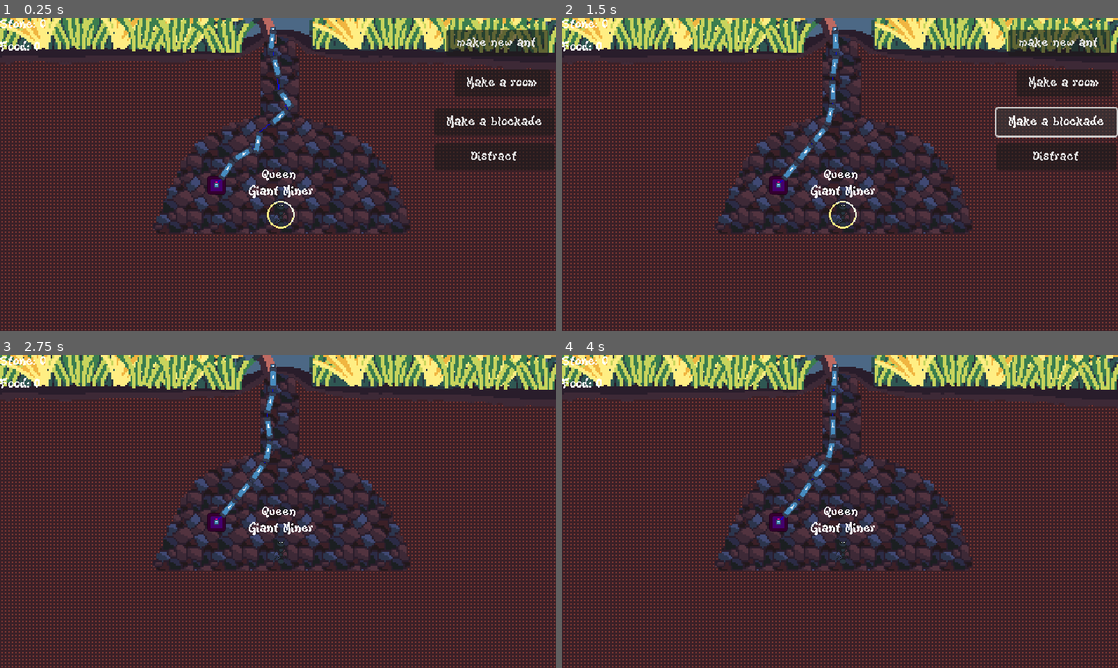
Above: before the commit, frames 1-4 (two rows, left to right).
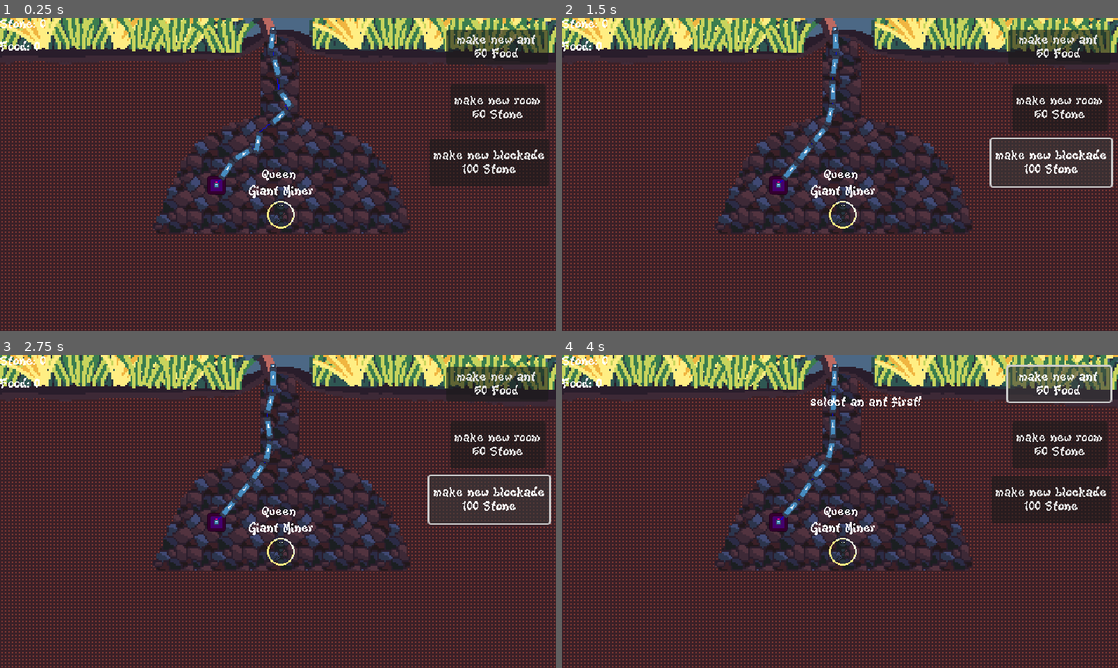
Above: after the commit, the same moments.

Repository: AlbieGray/LD57
Game: Godot game, scene res://Scenes/Game.tscn
Same seed, same stepped clock (60 frames per second), same inputs: the game is played once before the commit and once after it. The engine's default icon, where the game draws it, is replaced by a stand-in: a white triangle on a blue panel in a dark square.
Inputs (mouse positions are in pixels of both pictures, inside the frame that each line leads up to):
- Up to frame 1 (0.25 s): no input
- Up to frame 2 (1.5 s): click "Make a room" (after the commit: "make new room 50 Stone") at 0.5 s; click "Make a blockade" (after the commit: "make new blockade 100 Stone") at 1.25 s
- Up to frame 3 (2.75 s): click (494, 492) at 2 s, where only the run before the commit has a clickable "Distract"
- Up to frame 4 (4 s): click (1056, 383) at 2.75 s, where only the run after the commit has a clickable "make new ant 50 Food"; click (1056, 383) at 3.5 s, where only the run after the commit has a clickable "make new ant 50 Food"

The runs differ from the first frame. In frame 1, 1.7% of the frame differs, in the area x 77-100%, y 5-54%; in frame 2, 2.3%; in frame 3, 3.1%; in frame 4, 3.2%, in the area x 44-99%, y 3-68%.

Commit message:
adding things

Diff:
--- /dev/null
+++ b/Scenes/error_message.gd
@@ -0,0 +1,15 @@
+extends Control
+
+@onready var start_position = position
+
+func init(text):
+	$Label.text = text
+
+func _process(_delta):
+	var fraction = ($Timer.time_left)/$Timer.wait_time
+	position = start_position+Vector2(0, (1-fraction)*50)
+	$Label.modulate = Color(255, 255, 255, 5*fraction)
+
+
+func _on_timer_timeout() -> void:
+	queue_free()
--- /dev/null
+++ b/Scenes/error_message.tscn
@@ -0,0 +1,28 @@
+[gd_scene load_steps=2 format=3 uid="uid://ctq6ig42k0sss"]
+
+[ext_resource type="Script" uid="uid://dcswj4u5smst5" path="res://Scenes/error_message.gd" id="1_tbsbe"]
+
+[node name="ErrorMessage" type="Control"]
+layout_mode = 3
+anchors_preset = 15
+anchor_right = 1.0
+anchor_bottom = 1.0
+grow_horizontal = 2
+grow_vertical = 2
+mouse_filter = 2
+script = ExtResource("1_tbsbe")
+
+[node name="Label" type="Label" parent="."]
+layout_mode = 0
+offset_left = 286.0
+offset_top = 25.0
+offset_right = 326.0
+offset_bottom = 41.0
+text = "label"
+horizontal_alignment = 1
+
+[node name="Timer" type="Timer" parent="."]
+one_shot = true
+autostart = true
+
+[connection signal="timeout" from="Timer" to="." method="_on_timer_timeout"]
--- a/Scenes/hud.tscn
+++ b/Scenes/hud.tscn
@@ -17,31 +17,26 @@
 offset_top = 14.0
 offset_right = 631.0
 offset_bottom = 45.0
-text = "make new ant"
+text = "make new ant
+100 stone"
 
 [node name="MakeRoomButton" type="Button" parent="."]
 layout_mode = 0
-offset_left = 523.0
-offset_top = 60.0
-offset_right = 633.0
-offset_bottom = 91.0
-text = "Make a room"
+offset_left = 518.0
+offset_top = 77.0
+offset_right = 628.0
+offset_bottom = 131.0
+text = "Make a room
+100 stone"
 
 [node name="MakeBlockadeButton" type="Button" parent="."]
 layout_mode = 0
-offset_left = 500.0
-offset_top = 105.0
-offset_right = 638.0
-offset_bottom = 136.0
-text = "Make a blockade"
-
-[node name="DistractButton" type="Button" parent="."]
-layout_mode = 0
-offset_left = 500.0
-offset_top = 145.0
-offset_right = 638.0
-offset_bottom = 176.0
-text = "Distract"
+offset_left = 494.0
+offset_top = 140.0
+offset_right = 632.0
+offset_bottom = 194.0
+text = "Make a blockade
+100 stone"
 
 [node name="StoneLabel" type="Label" parent="."]
 layout_mode = 0
@@ -59,4 +54,3 @@
 [connection signal="pressed" from="MakeAntButton" to="." method="_on_make_ant_button_pressed"]
 [connection signal="pressed" from="MakeRoomButton" to="." method="_on_make_room_button_pressed"]
 [connection signal="pressed" from="MakeBlockadeButton" to="." method="_on_make_blockade_button_pressed"]
-[connection signal="pressed" from="DistractButton" to="." method="_on_distract_button_pressed"]
--- a/Scripts/game.gd
+++ b/Scripts/game.gd
@@ -6,6 +6,7 @@
 var line_scene = preload("res://Scenes/line_drawer.tscn")
 var room_scene = preload("res://Scenes/room.tscn")
 var blockade_scene = preload("res://Scenes/blockade_maker.tscn")
+var error_message_scene = preload("res://Scenes/error_message.tscn")
 
 # rope stuff
 var Rope = preload("res://Scenes/rope/rope.tscn")
@@ -21,6 +22,10 @@
 const NEW_ROOM_COST = 50
 const BLOCKADE_COST = 100
 
+var blockade_tiles = []
+const BLOCKADE_DECAY_RATE = 1
+
+
 var dragging_camera = false
 var camera_drag_previous_point = Vector2(0, 0)
 
@@ -31,12 +36,19 @@
 
 @onready var tilemap = $Ground/TileMapLayer
 
+func error_message(text):
+	var error = error_message_scene.instantiate()
+	add_child(error)
+	error.init(text)
+
 func make_new_ant():
 	if selected_ant == null:
 		print("select an ant first!")
+		error_message("select an ant first!")
 		return
 	if food <= NEW_ANT_COST:
 		print("not enough food!")
+		error_message("not enough food!")
 		return
 
 	var in_room = false
@@ -46,6 +58,7 @@
 			in_room = true
 	if not in_room:
 		print("must be in a room to make a new ant")
+		error_message("must be in a room to make a new ant")
 		return
 
 	food -= NEW_ANT_COST
@@ -118,7 +131,7 @@
 	add_child(rope)
 	rope.spawn_rope(start, end)
 
-func _process(_delta: float) -> void:
+func _process(delta: float) -> void:
 	var past = end
 	end = tip.global_position
 	if end != Vector2.ZERO and end != past:
@@ -130,8 +143,8 @@
 		dragging_camera = true
 		camera_drag_previous_point = get_viewport().get_mouse_position()
 	elif Input.is_action_pressed("leftMouse"):
-		var delta = camera_drag_previous_point - get_viewport().get_mouse_position()
-		$Camera.position += delta
+		var camera_delta = camera_drag_previous_point - get_viewport().get_mouse_position()
+		$Camera.position += camera_delta
 
 		camera_drag_previous_point = get_viewport().get_mouse_position()
 
@@ -147,4 +160,9 @@
 			selected_ant.find_child("SelectedRing").visible = true
 		update_gui()
 
+	for blockade_tile in blockade_tiles:
+		var rand = randf()
+		if rand < delta*BLOCKADE_DECAY_RATE:
+			tilemap.set_cell(blockade_tile, tilemap.tile_set.get_source_id(0), Vector2(1, 0))
+
 	button_just_clicked = false
--- a/blockade_maker.gd
+++ b/blockade_maker.gd
@@ -18,6 +18,8 @@
 	for i in range(path.curve.point_count):
 		path.curve.set_point_position(i, path.curve.get_point_position(i)-offset)
 
+
+
 func _process(delta):
 	if not $BuildBlockade.playing:
 		$BuildBlockade.play()
--- a/hud.gd
+++ b/hud.gd
@@ -1,6 +1,11 @@
 extends Control
 
 @onready var game = get_parent().get_parent()
+
+func _ready():
+	$MakeAntButton.text = "make new ant\n"+str(game.NEW_ANT_COST)+" Food"
+	$MakeRoomButton.text = "make new room\n"+str(game.NEW_ROOM_COST)+" Stone"
+	$MakeBlockadeButton.text = "make new blockade\n"+str(game.BLOCKADE_COST)+" Stone"
 
 func update_resource_counts(stone, food):
 	$StoneLabel.text = "Stone: "+str(stone)
@@ -10,7 +15,6 @@
 	$MakeAntButton.visible = new_ant
 	$MakeRoomButton.visible = make_room
 	$MakeBlockadeButton.visible = make_blockade
-	$DistractButton.visible = distract
 
 func _on_make_ant_button_pressed() -> void:
 	game.button_just_clicked = true
Not shown, added: Scenes/error_message.gd.uid
